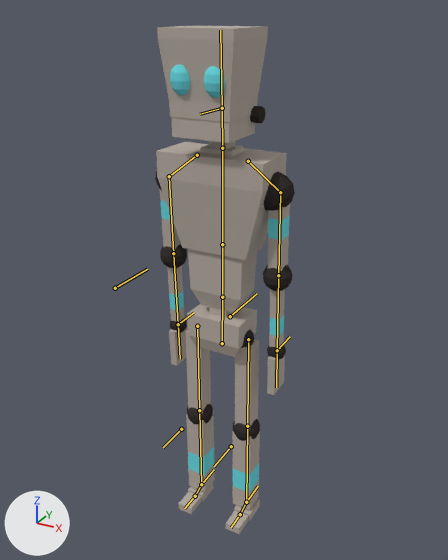
The Blender file Assets/BlenderFiles/PlayerDrone.blend: old version first, new version second.
Before and after are seen from a camera (50 mm lens) standing at (5.13, -9.26, 9.96) and looking at (0.07, -0.07, 5.36). Every picture has the same lights, and +X, +Y and +Z are marked at lower left. The bones that bend it are drawn over the model as lines.

In view in the first picture: 'Drone'.
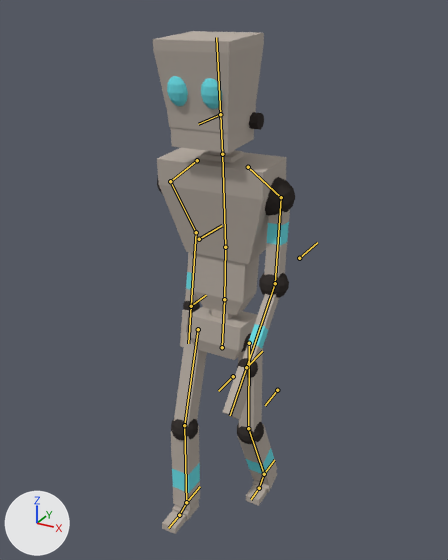
The newer file adds an action. The first version stands in its rest pose; the second is drawn at frame 0 of the action 'WalkBack'.

What the commit changed:
Bone 'Hip' (bone_hip) moves from (0.0, 0.0, 0.0) to (0.0, -0.09, 0.0).
Bone 'Hip' (bone_hip) turns from (0, 0, 0) to (-5, 0, 0) degrees about its own x, y and z.
Bone 'Torso' (bone_torso) turns from (0, 0, 0) to (3, 0, 0) degrees about its own x, y and z.
Bone 'Chest' (bone_chest) turns from (0, 0, 0) to (6, 0, 0) degrees about its own x, y and z.
Bone 'Foot.l' (bone_foot_l) turns from (0, 0, 0) to (-22, 0, 0) degrees about its own x, y and z.
Bone 'Knee.r' (bone_knee_r) moves from (0.0, 0.0, 0.0) to (0.0, -2.2, 0.0).
Bone 'Knee.l' (bone_knee_l) moves from (0.0, 0.0, 0.0) to (0.0, -2.2, 0.0).
Bone 'LegControl.r' (bone_legcontrol_r) moves from (0.0, 0.0, 0.0) to (0.0, -0.63, 0.0).
Bone 'LegControl.l' (bone_legcontrol_l) moves from (0.0, 0.0, 0.0) to (0.0, 0.87, 0.1).
Bone 'HandControl.r' (bone_handcontrol_r) moves from (0.0, 0.0, 0.0) to (0.0, 0.52, 0.19).
Bone 'HandControl.l' (bone_handcontrol_l) moves from (0.0, 0.0, 0.0) to (0.0, -1.28, 0.33).
Bone 'Elbow.r' (bone_elbow_r) moves from (0.0, 0.0, 0.0) to (0.0, 2.77, 0.0).
Bone 'Elbow.l' (bone_elbow_l) moves from (0.0, 0.0, 0.0) to (0.0, 2.77, 0.0).

Boxes [x1, y1, x2, y2] around the edits, measured in the pictures (448 x 560 px):
'Drone', posed
    before: [155, 26, 295, 534]
    after: [153, 31, 295, 534]
bone 'Hip', root to tip
    before: (222, 343) to (222, 297)
    after: (222, 347) to (224, 299)
bone 'Torso', root to tip
    before: (222, 297) to (222, 244)
    after: (224, 299) to (225, 247)
bone 'Chest', root to tip
    before: (222, 244) to (222, 148)
    after: (225, 247) to (222, 154)
bone 'Foot.l', root to tip
    before: (246, 502) to (240, 514)
    after: (264, 474) to (259, 488)
bone 'Knee.r', root to tip
    before: (181, 429) to (163, 447)
    after: (233, 376) to (218, 391)
bone 'Knee.l', root to tip
    before: (231, 446) to (214, 466)
    after: (277, 390) to (265, 405)
bone 'LegControl.r', root to tip
    before: (201, 484) to (214, 469)
    after: (186, 502) to (200, 486)
bone 'LegControl.l', root to tip
    before: (246, 502) to (258, 486)
    after: (264, 474) to (274, 460)
bone 'HandControl.r', root to tip
    before: (178, 324) to (194, 312)
    after: (191, 306) to (206, 295)
bone 'HandControl.l', root to tip
    before: (277, 350) to (290, 336)
    after: (246, 367) to (262, 351)
bone 'Elbow.r', root to tip
    before: (115, 288) to (147, 269)
    after: (199, 239) to (222, 225)
bone 'Elbow.l', root to tip
    before: (230, 316) to (257, 293)
    after: (299, 258) to (317, 242)
